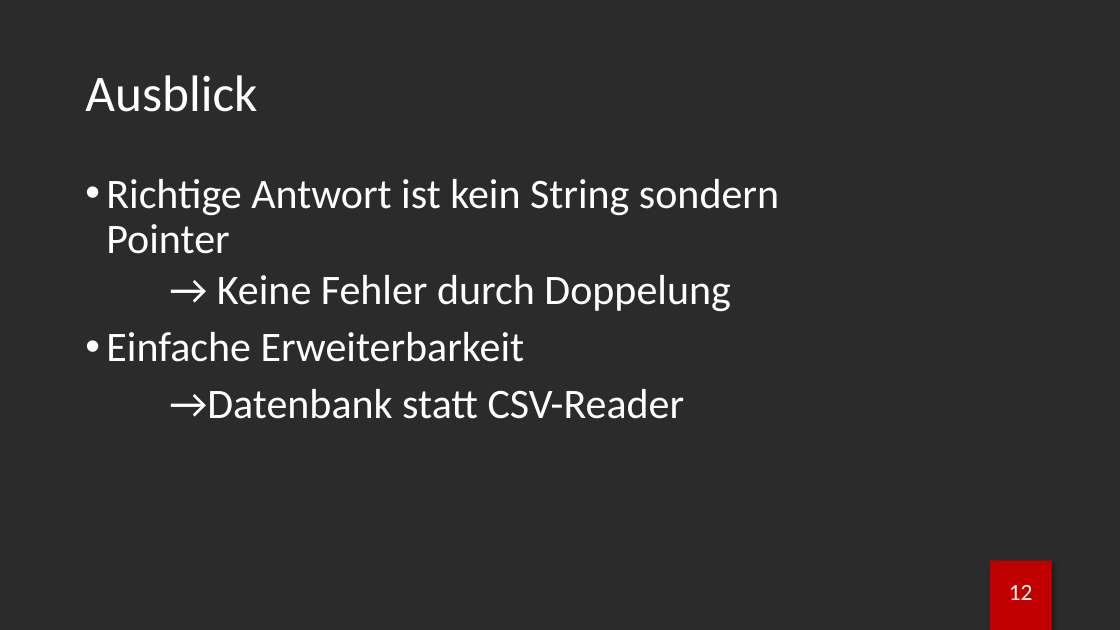
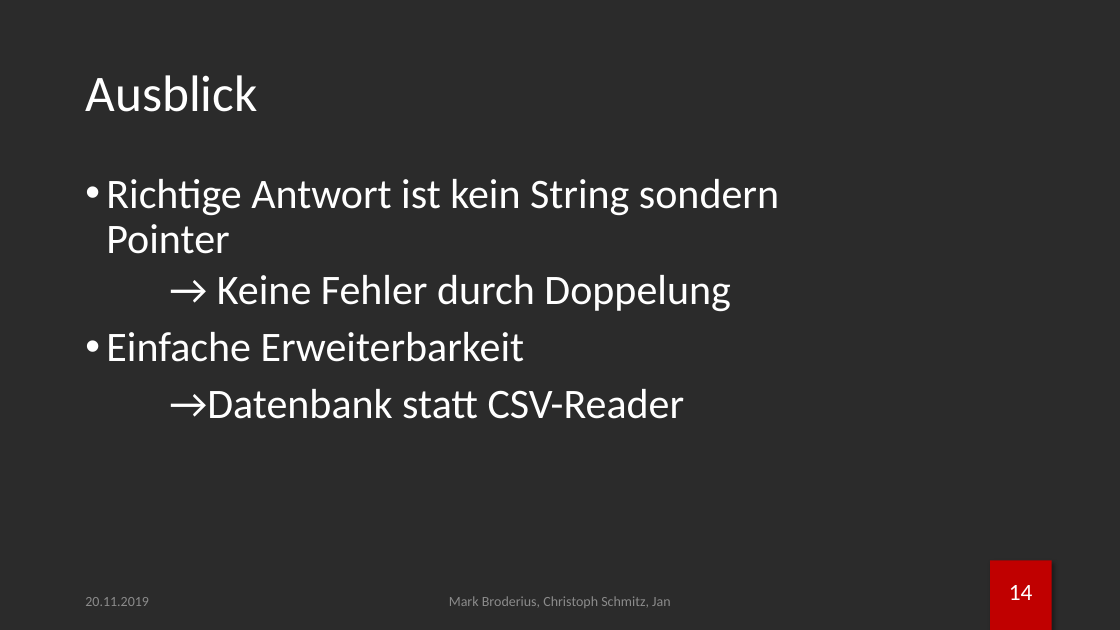
Before and after one commit to brodermar/wwm, a slide deck: slide 15 of documentation/wwmp.pptx (slide 13 before the commit). Drawn at 1120x630 pixels with LibreOffice and Linux fonts; fonts in the diff are those of the drawing; background and template pictures are left out; a plain dark background stands for a picture behind light text. Boxes give left, top, right and bottom in pixels: in the first picture for what was removed or moved away, otherwise in the second. Text is boxed around its words. In the diff, an @@ line names an element or a change of style, - is before the commit and + after.

```diff
--- a/documentation/wwmp.pptx
+++ b/documentation/wwmp.pptx
@@ text added at [85,597,149,606], 12 pt, text #8C8C8C @@
+20.11.2019
@@ text added at [449,596,670,608], 12 pt, text #8C8C8C @@
+Mark Broderius, Christoph Schmitz, Jan
@@ page number at [1009,585,1033,600]: text changed @@
-12
+14
```
Also in this commit, not shown: 11 other slides changed, 9 slides added, 7 slides removed, 4 other files.
